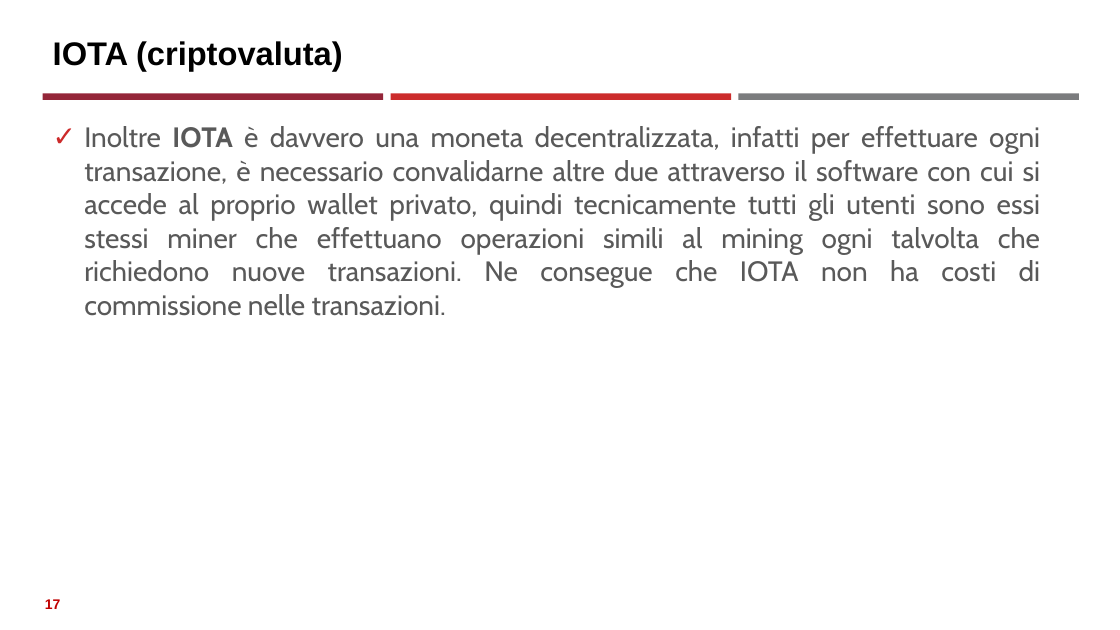
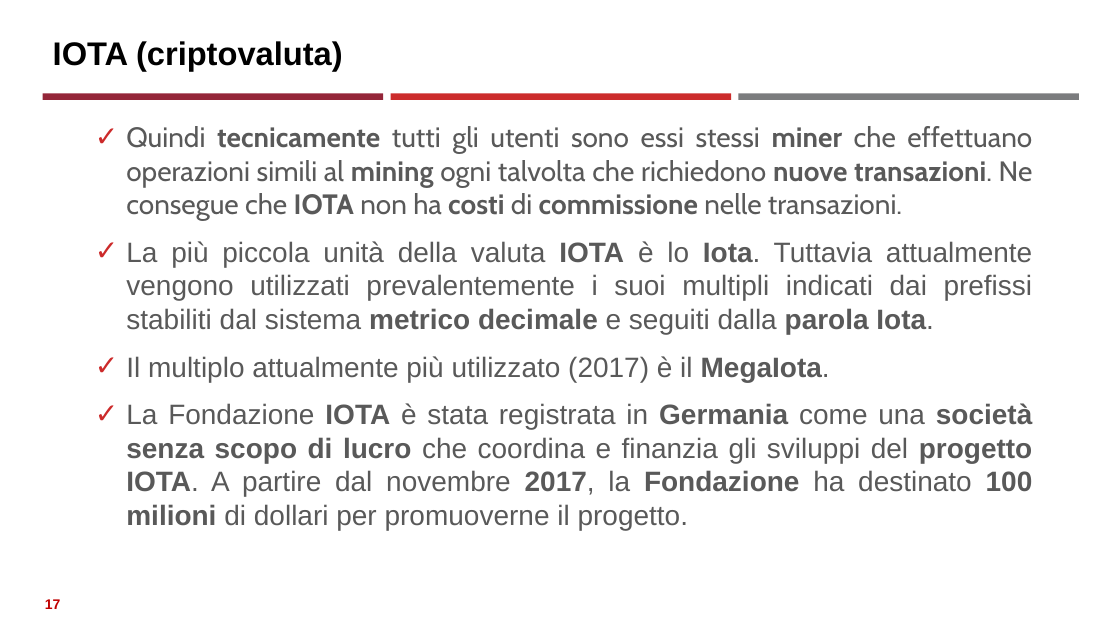
Before and after one commit to neural1977/data_science_interview_material, a slide deck: slide 17 of Assicurazioni/Distributed Ledger Technology_ita.pptx. Drawn at 1120x630 pixels with LibreOffice and Linux fonts; fonts in the diff are those of the drawing. Boxes give left, top, right and bottom in pixels: in the first picture for what was removed or moved away, otherwise in the second. Text is boxed around its words. In the diff, an @@ line names an element or a change of style, - is before the commit and + after.

Commit message:
New

```diff
--- a/Assicurazioni/Distributed Ledger Technology_ita.pptx
+++ b/Assicurazioni/Distributed Ledger Technology_ita.pptx
@@ text at (126, 126, 1033, 530): text changed; font Cabin to Arial @@
-✓ Inoltre IOTA è davvero una moneta decentralizzata, infatti per effettuare ogni transazione, è necessario convalidarne altre due attraverso il software con cui si accede al proprio wallet privato, quindi tecnicamente tutti gli utenti sono essi stessi miner che effettuano operazioni simili al mining ogni talvolta che richiedono nuove transazioni. Ne consegue che IOTA non ha costi di commissione nelle transazioni.
+✓ Quindi tecnicamente tutti gli utenti sono essi stessi miner che effettuano operazioni simili al mining ogni talvolta che richiedono nuove transazioni. Ne consegue che IOTA non ha costi di commissione nelle transazioni.
+✓ La più piccola unità della valuta IOTA è lo Iota. Tuttavia attualmente vengono utilizzati prevalentemente i suoi multipli indicati dai prefissi stabiliti dal sistema metrico decimale e seguiti dalla parola Iota.
+✓ Il multiplo attualmente più utilizzato (2017) è il MegaIota.
+✓ La Fondazione IOTA è stata registrata in Germania come una società senza scopo di lucro che coordina e finanzia gli sviluppi del progetto IOTA. A partire dal novembre 2017, la Fondazione ha destinato 100 milioni di dollari per promuoverne il progetto.
```
Also in this commit, not shown: 1 other slide changed, 7 slides added.
